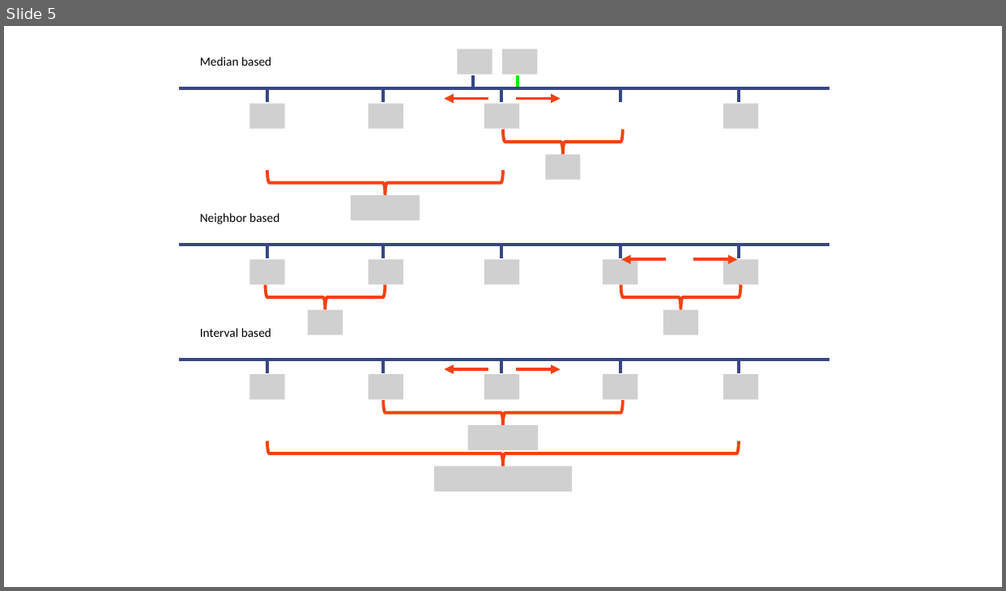
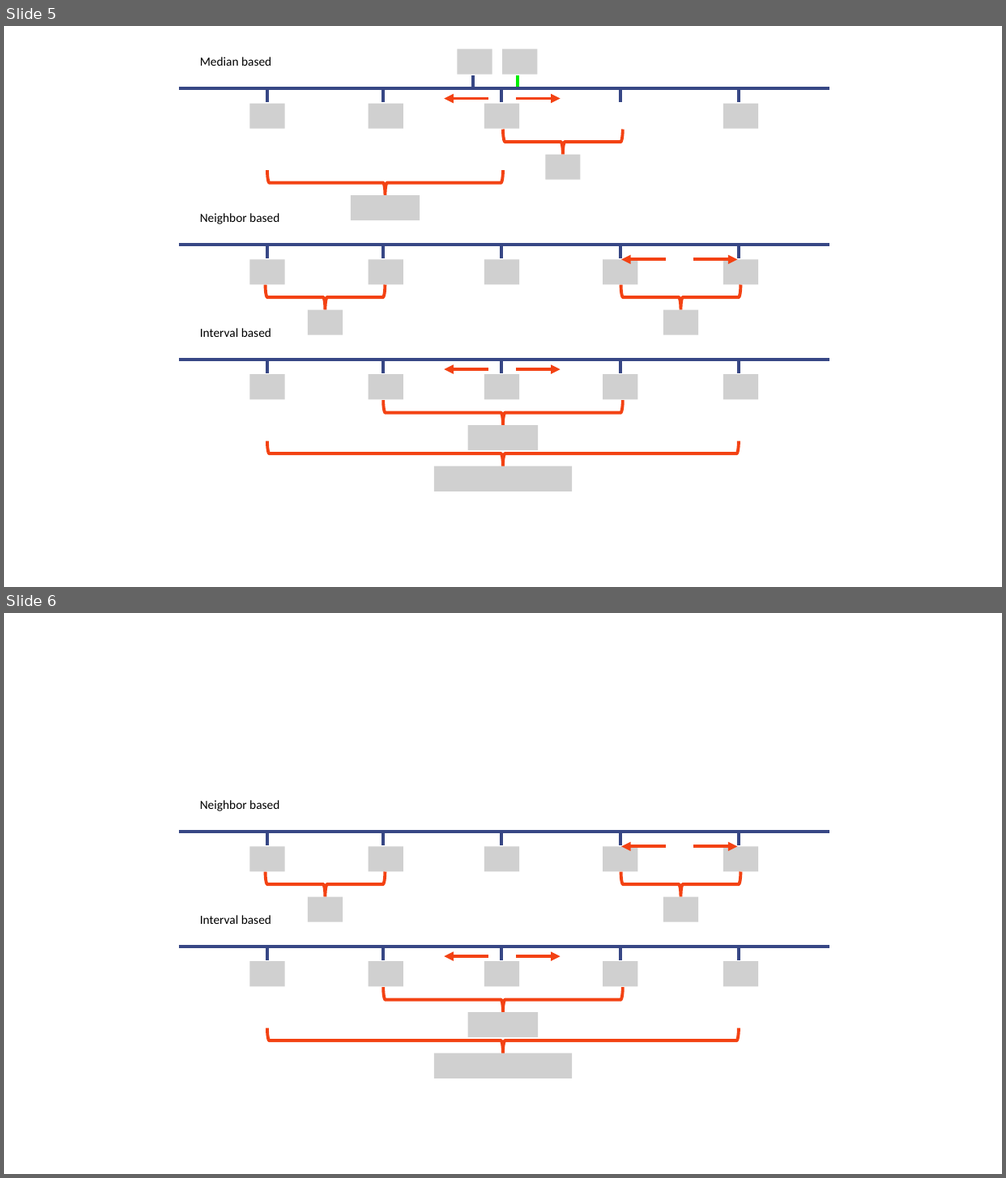
Before and after one commit to nikosbosse/post-processing-forecasts, a slide deck: presentations/Images/second_präsentation_qsa_grafik.pptx. Shown one above the other, each under a label of ours: slide 5 before the commit, slides 5 and 6 after it. The pictures are 1006x591 and 1006x1178 pixels, drawn with LibreOffice and Linux fonts; fonts in the diff are those of the drawing; grey boxes stand for pictures; background and template pictures are left out. Boxes give left, top, right and bottom in pixels: in the first picture for what was removed or moved away, otherwise in the second. Text is boxed around its words. In the diff, an @@ line names an element or a change of style, - is before the commit and + after.

Commit message:
Knitted presentation

```diff
--- a/presentations/Images/second_präsentation_qsa_grafik.pptx
+++ b/presentations/Images/second_präsentation_qsa_grafik.pptx
@@ slide 6 added at box(4, 613, 1002, 1174), background #FFFFFF @@
@@ group added at box(179, 800, 829, 922): 7 pictures, 6 lines, 2 left braces, 2 arrows, 1 text @@
+Neighbor based
@@ group added at box(179, 915, 829, 1079): 7 pictures, 6 lines, 2 left braces, 2 arrows, 1 text @@
+Interval based
```
Also in this commit, not shown: 15 other files.
